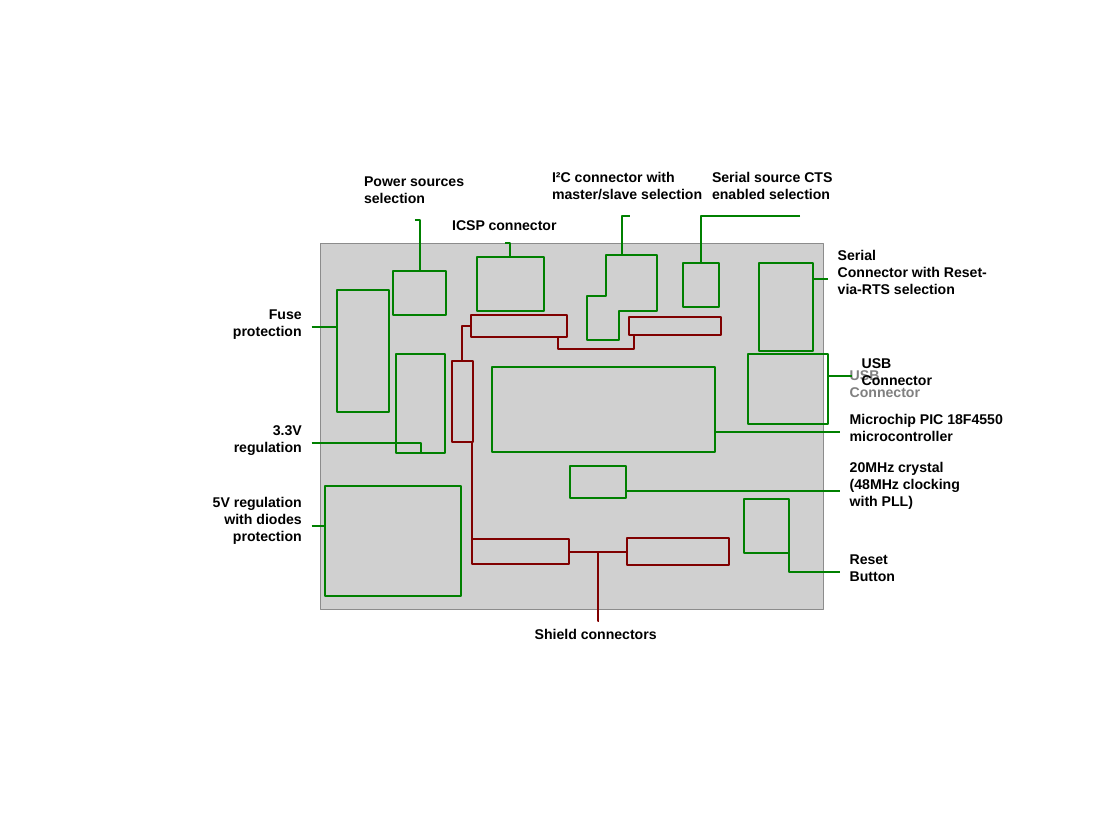
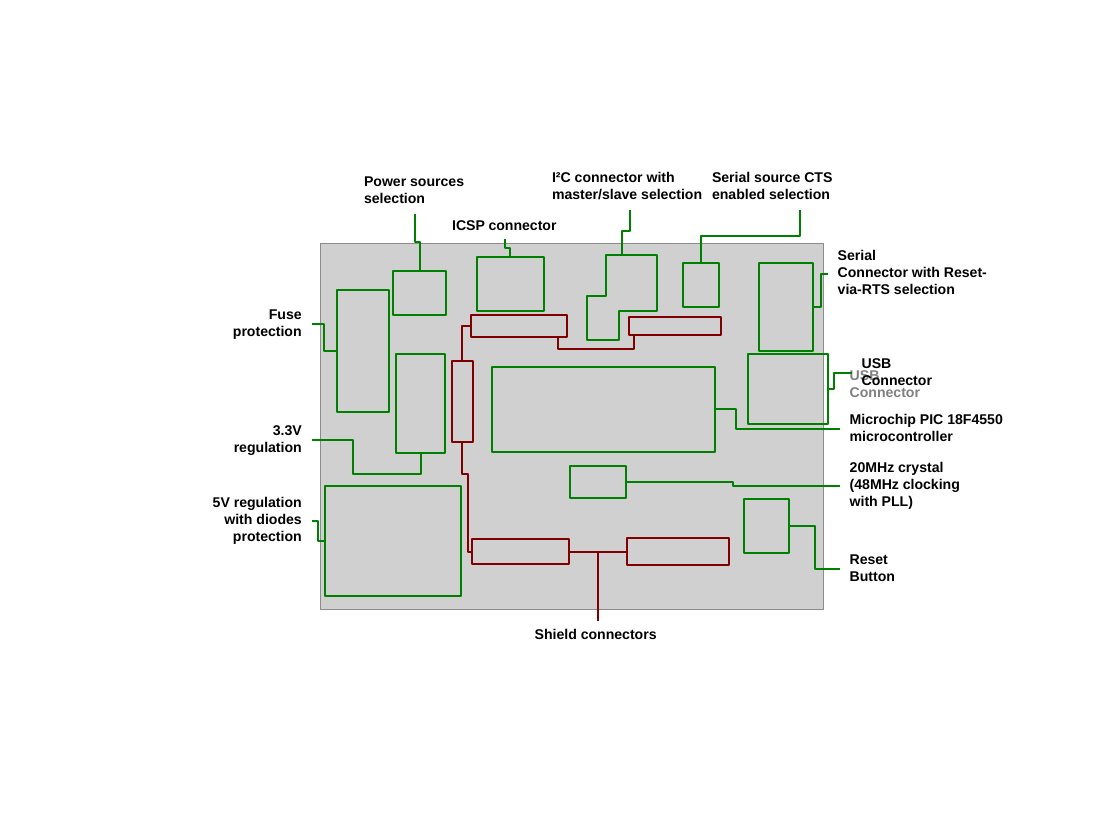
Before and after one commit to sirloon/jaluino, a slide deck: slide 2 of doc/materials/jaluino_medium_schemas.odp. Drawn at 1120x840 pixels with LibreOffice and Linux fonts; fonts in the diff are those of the drawing; grey boxes stand for pictures. Boxes give left, top, right and bottom in pixels: in the first picture for what was removed or moved away, otherwise in the second. Text is boxed around its words. In the diff, an @@ line names an element or a change of style, - is before the commit and + after.

```diff
--- a/doc/materials/jaluino_medium_schemas.odp
+++ b/doc/materials/jaluino_medium_schemas.odp
@@ elbow line moved from (630, 215) - (622, 255) to (630, 209) - (622, 255) @@
@@ elbow line moved from (415, 220) - (420, 271) to (415, 213) - (420, 271) @@
@@ elbow line moved from (801, 215) - (701, 263) to (801, 210) - (701, 263) @@
@@ 3 elbow lines: place and size @@
-3 elbow lines at box(312, 243, 852, 389)
+3 elbow lines at box(312, 240, 852, 389)
@@ elbow line moved from (828, 278) - (813, 307) to (828, 274) - (813, 307) @@
@@ elbow line moved from (841, 432) - (715, 410) to (841, 429) - (715, 410) @@
@@ elbow line moved from (312, 443) - (421, 453) to (312, 440) - (421, 453) @@
@@ elbow line (462, 442) - (473, 552): route changed @@
@@ elbow line moved from (841, 491) - (626, 482) to (841, 487) - (626, 482) @@
@@ elbow line moved from (312, 525) - (325, 542) to (312, 521) - (325, 542) @@
@@ elbow line moved from (841, 572) - (790, 525) to (841, 569) - (790, 525) @@
```
Also in this commit, not shown: 5 other slides changed, 3 other files.
